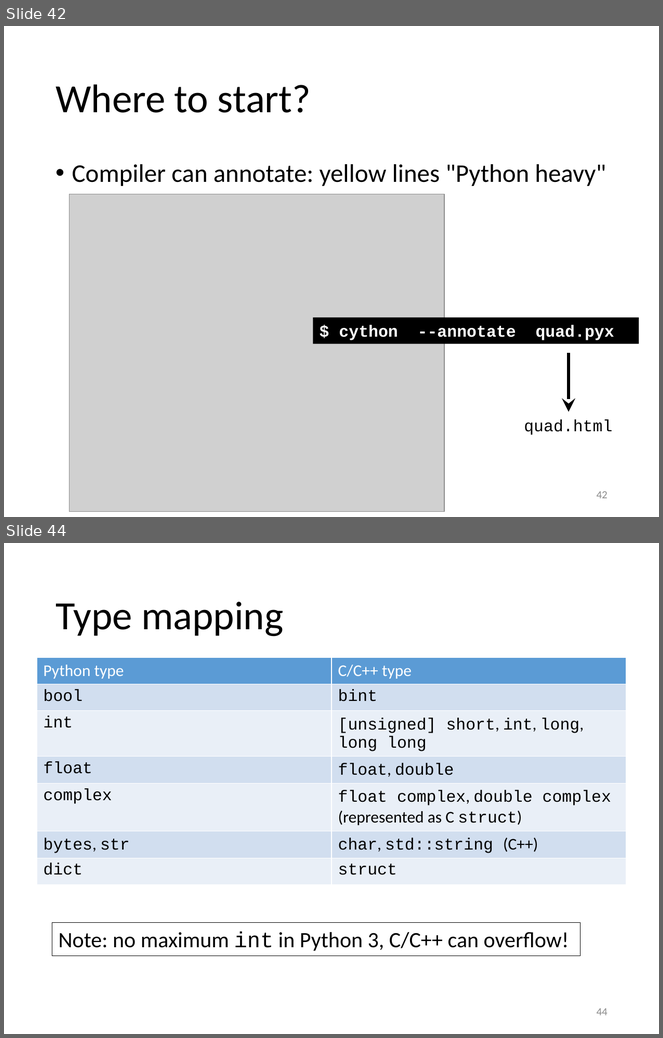
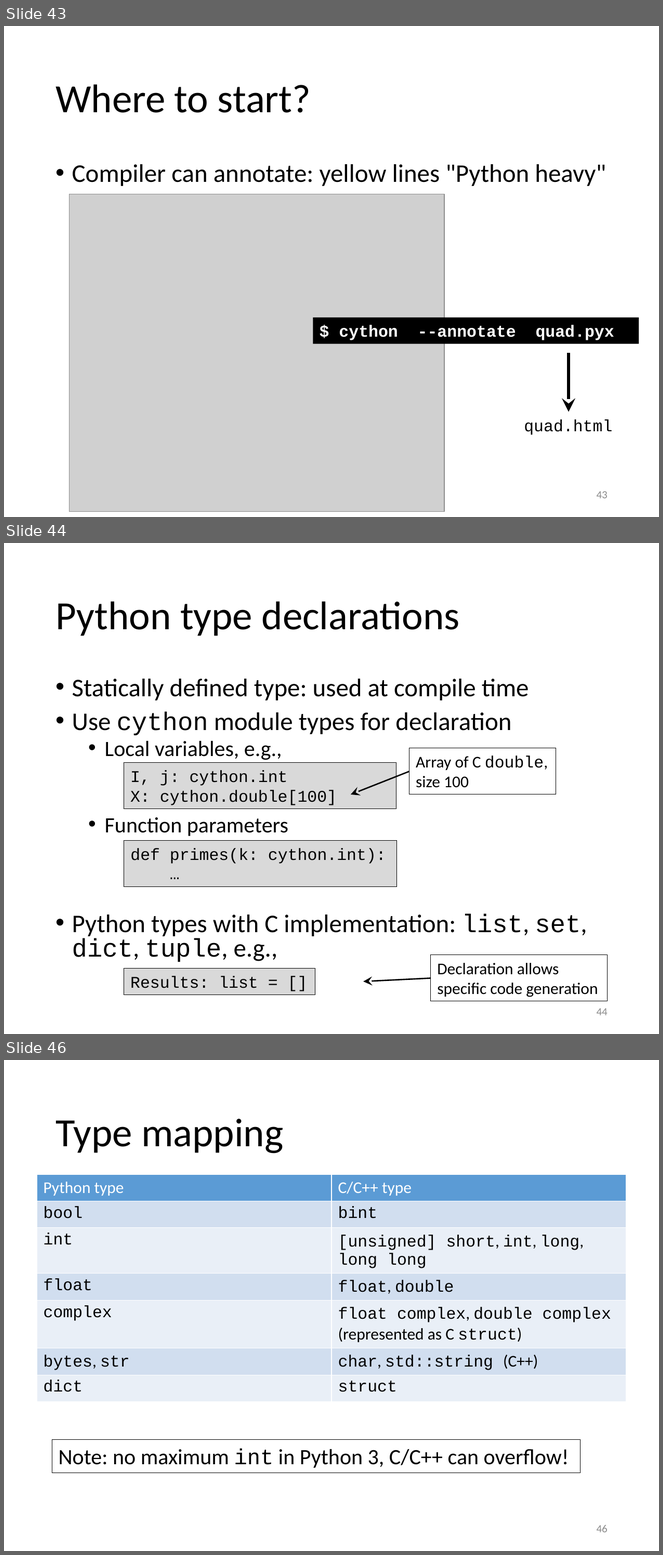
Before and after one commit to gjbex/Python-for-HPC, a slide deck: python_for_hpc.pptx. Shown one above the other, each under a label of ours: slides 42 and 44 before the commit, slides 43, 44 and 46 after it; the slides between them are not shown. The pictures are 663x1038 and 663x1555 pixels, drawn with LibreOffice and Linux fonts; fonts in the diff are those of the drawing; grey boxes stand for pictures. Boxes give left, top, right and bottom in pixels: in the first picture for what was removed or moved away, otherwise in the second. Text is boxed around its words. In the diff, an @@ line names an element or a change of style, - is before the commit and + after.

Commit message:
Update partially for Cython 3

```diff
--- a/python_for_hpc.pptx
+++ b/python_for_hpc.pptx
@@ slide 44 added at [4, 543, 659, 1034], background #FFFFFF @@
@@ title added at [55, 601, 460, 636], 44 pt, text #000000 @@
+Python type declarations
@@ text added at [72, 679, 587, 963], 28 pt, text #000000 @@
+• Statically defined type: used at compile time
+• Use cython module types for declaration
+  • Local variables, e.g.,
+  • Function parameters
+• Python types with C implementation: list, set, dict, tuple, e.g.,
@@ rectangle added at [410, 748, 556, 795], outline #000000 0.75 pt, 18 pt, text #000000 @@
+Array of C double,
+size 100
@@ rectangle added at [124, 763, 397, 810], fill #D9D9D9, outline #000000 0.75 pt, 18 pt, text #000000 @@
+I, j: cython.int
+X: cython.double[100]
@@ arrow added from (410, 772) to (351, 795), #000000 1.5 pt @@
@@ rectangle added at [124, 840, 397, 887], fill #D9D9D9, outline #000000 0.75 pt, 18 pt, text #000000 @@
+def primes(k: cython.int):
+…
@@ rectangle added at [431, 955, 607, 1002], outline #000000 0.75 pt, 18 pt, text #000000 @@
+Declaration allows
+specific code generation
@@ rectangle added at [124, 969, 315, 995], fill #D9D9D9, outline #000000 0.75 pt, 18 pt, text #000000 @@
+Results: list = []
@@ arrow added from (431, 979) to (364, 982), #000000 1.5 pt @@
@@ page number added at [597, 1008, 608, 1016], 12 pt, text #8C8C8C @@
+44
@@ what was slide 42 is now slide 43 @@
@@ page number at [597, 491, 608, 499]: text changed @@
-42
+43
@@ what was slide 44 is now slide 46 @@
@@ page number at [597, 1525, 608, 1533]: text changed @@
-44
+46
```
Also in this commit, not shown: 5 slides changed, 1 other slide added.
